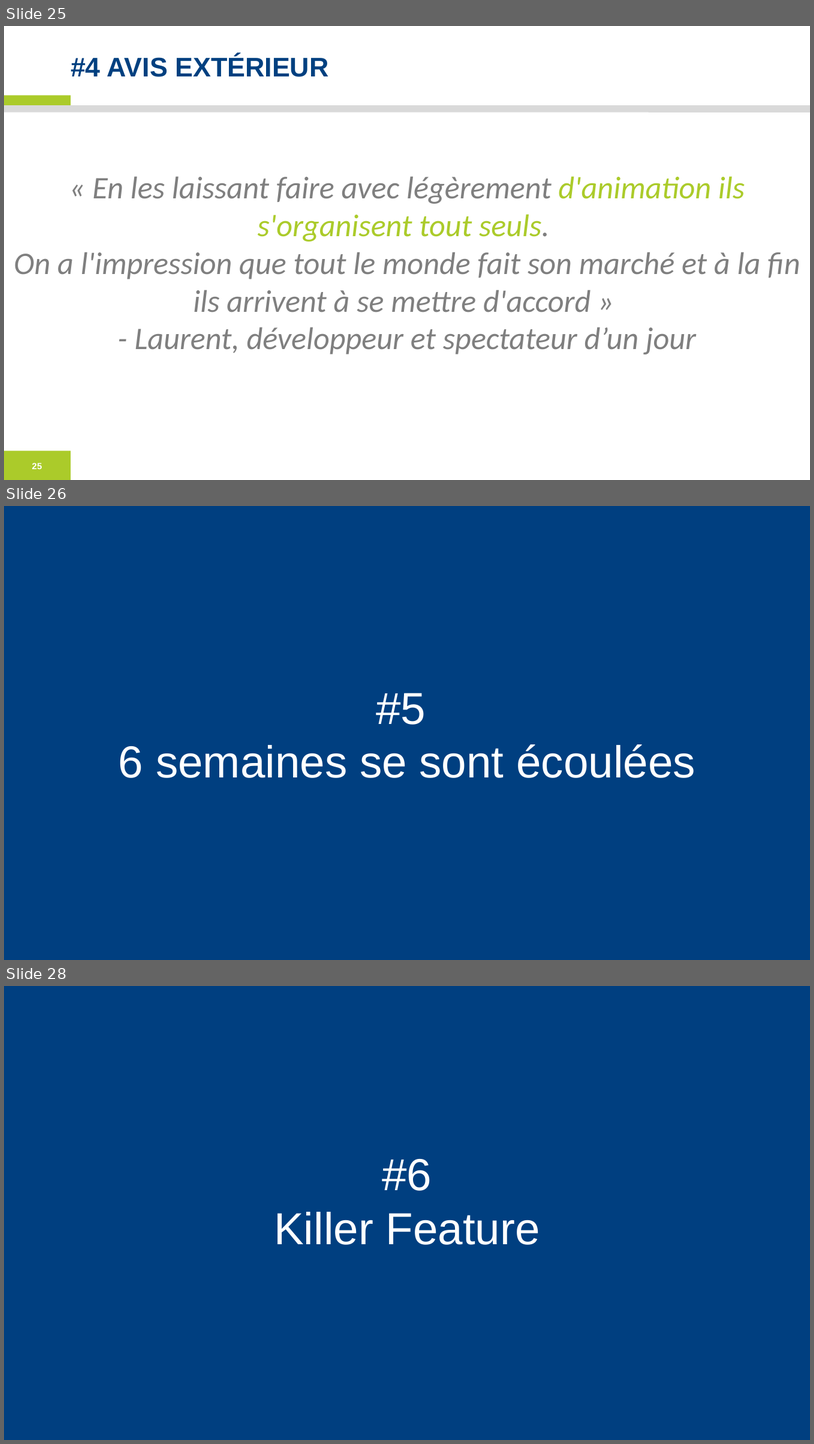
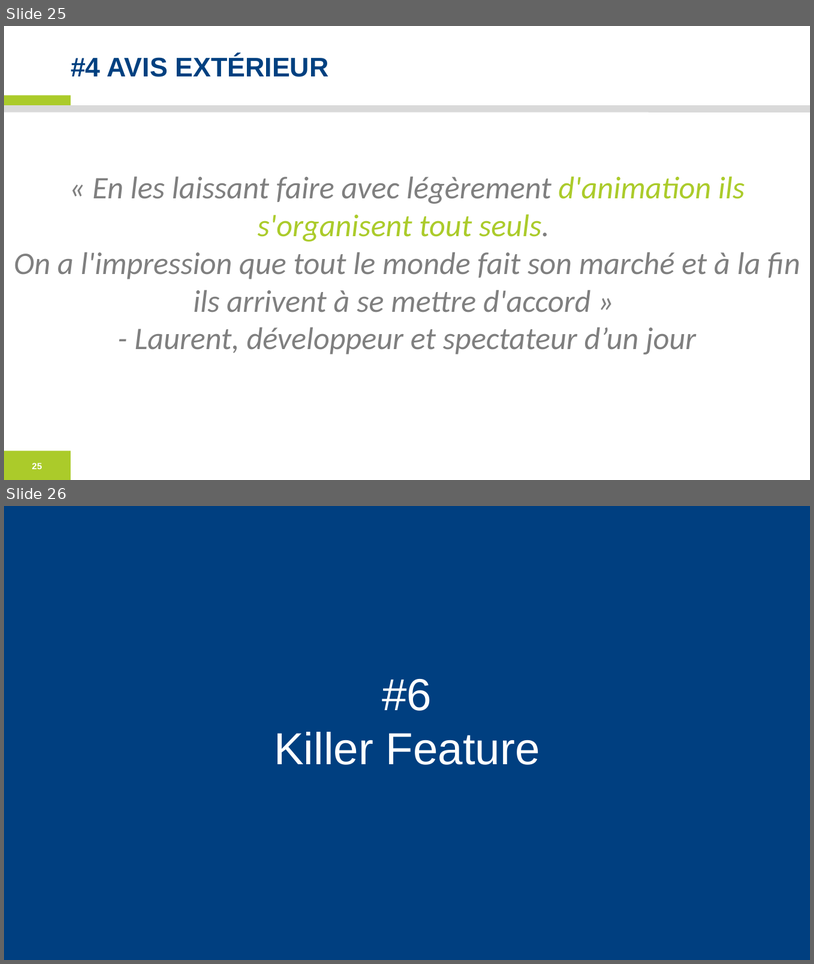
Before and after one commit to acailly/acailly.github.io, a slide deck: confs/developper-avec-utilisateur/developper-avec-utilisateur-matinale.ppsx. Shown one above the other, each under a label of ours: slides 25, 26 and 28 before the commit, slides 25 and 26 after it; the slides between them are not shown. The pictures are 814x1444 and 814x964 pixels, drawn with LibreOffice and Linux fonts; fonts in the diff are those of the drawing; background and template pictures are left out. Boxes give left, top, right and bottom in pixels: in the first picture for what was removed or moved away, otherwise in the second. Text is boxed around its words. In the diff, an @@ line names an element or a change of style, - is before the commit and + after.

```diff
--- a/confs/developper-avec-utilisateur/developper-avec-utilisateur-matinale.ppsx
+++ b/confs/developper-avec-utilisateur/developper-avec-utilisateur-matinale.ppsx
@@ slide 26 removed at [4, 506, 810, 960], background #FFFFFF; not listed: 3 template elements that a slide beside it also shows @@
@@ rectangle removed at [4, 506, 810, 959] @@
-#5
-6 semaines se sont écoulées
@@ what was slide 28 is now slide 26 @@
```
Also in this commit, not shown: 2 slides changed, 4 other slides removed.
